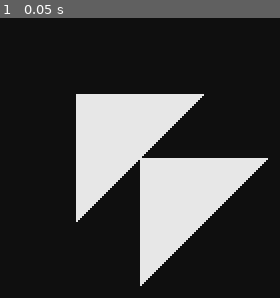
Above: before the commit, frame 1.
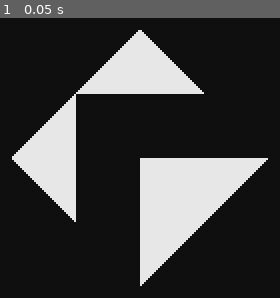
Above: after the commit, the same moment.

Repository: avodhel/project-team-test
Game: Godot game, scene res://Scenes/puzzle_fixsquare/puzzle_fixsquare.tscn
The game is run twice, just before and just after one commit, with the same random seed, the same clock (stepped at 60 frames per second) and the same inputs.
Inputs:
- Up to frame 1 (0.05 s): no input

The runs differ from the first frame. In frame 1, 21% of the frame differs, in the area x 4-73%, y 4-73%.

Commit message:
checking for fix the square puzzle completed or not

Diff:
--- a/Project Team Test/Scenes/puzzle_fixsquare/puzzle_fixsquare.tscn
+++ b/Project Team Test/Scenes/puzzle_fixsquare/puzzle_fixsquare.tscn
@@ -1,18 +1,25 @@
-[gd_scene load_steps=2 format=2]
+[gd_scene load_steps=3 format=2]
 
 [ext_resource path="res://Scenes/puzzle_fixsquare/square_piece.tscn" type="PackedScene" id=1]
+[ext_resource path="res://Scripts/puzzle_fixsquare/puzzle_fixsquare.gd" type="Script" id=2]
 
 [node name="puzzle_fixsquare" type="Node2D"]
+script = ExtResource( 2 )
 
-[node name="square_piece" parent="." instance=ExtResource( 1 )]
+[node name="square_pieces" type="Node2D" parent="."]
 
-[node name="square_piece2" parent="." instance=ExtResource( 1 )]
+[node name="up" parent="square_pieces" instance=ExtResource( 1 )]
+
+[node name="down" parent="square_pieces" instance=ExtResource( 1 )]
 position = Vector2( 137, 132 )
-rotation = 4.71239
+rotation = -1.5708
+success_degree = 180
 
-[node name="square_piece3" parent="." instance=ExtResource( 1 )]
+[node name="right" parent="square_pieces" instance=ExtResource( 1 )]
 position = Vector2( 169, 100 )
+success_degree = 90
 
-[node name="square_piece4" parent="." instance=ExtResource( 1 )]
+[node name="left" parent="square_pieces" instance=ExtResource( 1 )]
 position = Vector2( 105, 100 )
-rotation = 4.71239
+rotation = -1.5708
+success_degree = 270
--- a/Project Team Test/Scenes/puzzle_fixsquare/square_piece.tscn
+++ b/Project Team Test/Scenes/puzzle_fixsquare/square_piece.tscn
@@ -22,4 +22,5 @@
 [node name="click_timer" type="Timer" parent="."]
 wait_time = 0.3
 [connection signal="input_event" from="Area2D" to="." method="_on_Area2D_input_event"]
+[connection signal="tween_all_completed" from="Tween" to="." method="_on_Tween_tween_all_completed"]
 [connection signal="timeout" from="click_timer" to="." method="_on_click_timer_timeout"]
--- /dev/null
+++ b/Project Team Test/Scripts/puzzle_fixsquare/puzzle_fixsquare.gd
@@ -0,0 +1,26 @@
+extends Node2D
+
+onready var pieces = $square_pieces
+
+var degrees = [0, 90, 180, 270]
+var success_controls = []
+
+func _ready():
+	_puzzle_creater()
+
+func _puzzle_creater() -> void:
+	for piece in pieces.get_children():
+		#set random degree for every piece
+		randomize()
+		piece.rotation_degrees = degrees[randi() % degrees.size()]
+		#signal connect to puzzle check after pieces rotated
+		piece.connect("rotated", self, "puzzle_checker")
+
+#check success control for every pieces
+func puzzle_checker() -> void:
+	success_controls.clear()
+	for piece in pieces.get_children():
+		success_controls.append(piece.success_control)
+	print(success_controls)
+	if success_controls.has(false) == false:
+		print("puzzle finished")
--- a/Project Team Test/Scripts/puzzle_fixsquare/square_piece.gd
+++ b/Project Team Test/Scripts/puzzle_fixsquare/square_piece.gd
@@ -1,4 +1,9 @@
 extends Node2D
+
+signal rotated
+
+export var success_control = false
+export var success_degree = 0
 
 onready var coll = $Area2D/CollisionPolygon2D
 onready var tween = $Tween
@@ -8,6 +13,9 @@
 
 func _ready():
 	click_timer.wait_time = wait_time
+	#wait for success control a little bit to get corrent answer
+	yield(get_tree().create_timer(0.1), "timeout")
+	_success_controller()
 
 func _on_Area2D_input_event(viewport, event, shape_idx):
 	if (event is InputEventMouseButton && event.pressed):
@@ -18,3 +26,15 @@
 
 func _on_click_timer_timeout():
 	coll.disabled = false
+
+func _on_Tween_tween_all_completed():
+	_success_controller()
+	emit_signal("rotated")
+
+#Is piece where it should be?
+func _success_controller() -> void:
+#	print(self.name , ":" , fmod(self.rotation_degrees, 360))
+	if fmod(self.rotation_degrees, 360) == success_degree:
+		success_control = true
+	else:
+		success_control = false
